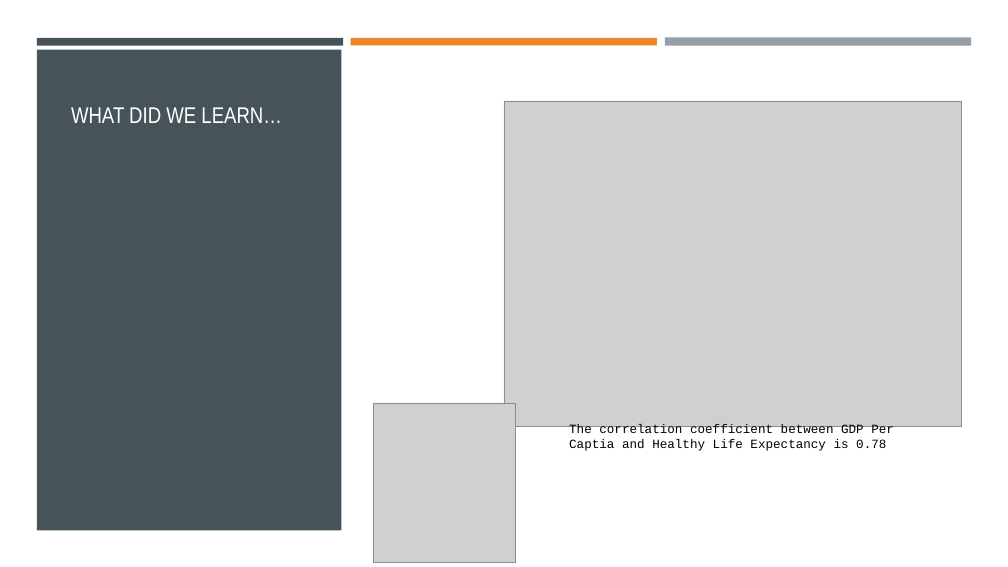
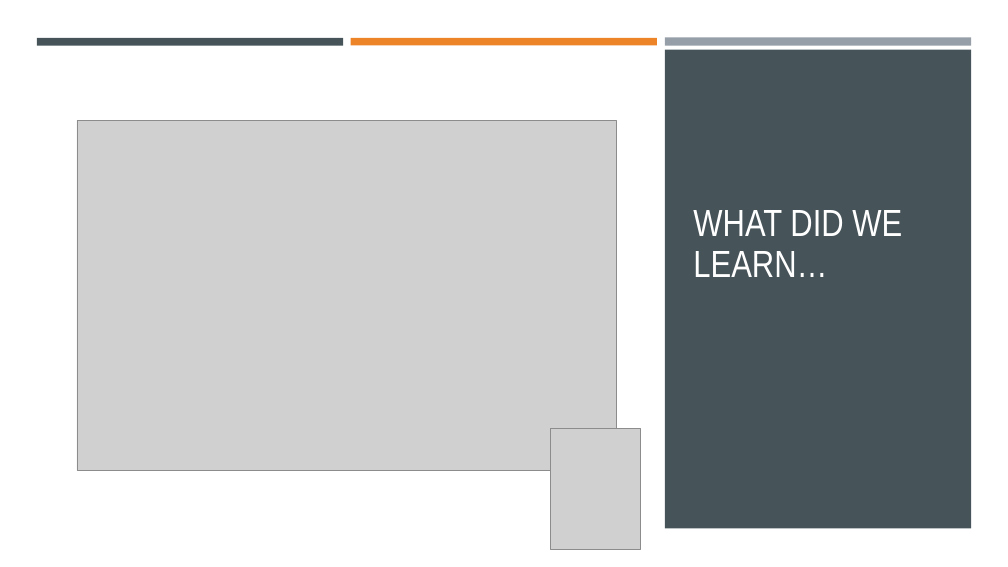
Before and after one commit to Bmyers5817/Project-1, a slide deck: slide 5 of World Happiness.pptx. Drawn at 1008x567 pixels with LibreOffice and Linux fonts; fonts in the diff are those of the drawing; grey boxes stand for pictures. Boxes give left, top, right and bottom in pixels: in the first picture for what was removed or moved away, otherwise in the second. Text is boxed around its words. In the diff, an @@ line names an element or a change of style, - is before the commit and + after.

```diff
--- a/World Happiness.pptx
+++ b/World Happiness.pptx
@@ rectangle added at [0, 0, 1008, 567], fill #FFFFFF @@
@@ rectangle removed at [37, 50, 342, 531] @@
@@ rectangle added at [665, 50, 971, 529], fill #465359 @@
@@ title "WHAT DID WE LEARN…": place and size @@
-title "WHAT DID WE LEARN…" at [71, 107, 281, 123]
+title "WHAT DID WE LEARN…" at [693, 210, 902, 277]
@@ title "WHAT DID WE LEARN…" at [693, 210, 902, 277]: size 21.6 to 36 pt @@
@@ picture: place and size @@
-picture at [504, 101, 962, 426]
+picture at [77, 121, 616, 471]
@@ picture: place and size @@
-picture at [374, 403, 515, 563]
+picture at [551, 429, 640, 549]
@@ text removed at [569, 424, 894, 451] @@
-The correlation coefficient between GDP Per Captia and Healthy Life Expectancy is 0.78
```
Also in this commit, not shown: 5 other slides changed, 7 slides added, 2 slides removed.
